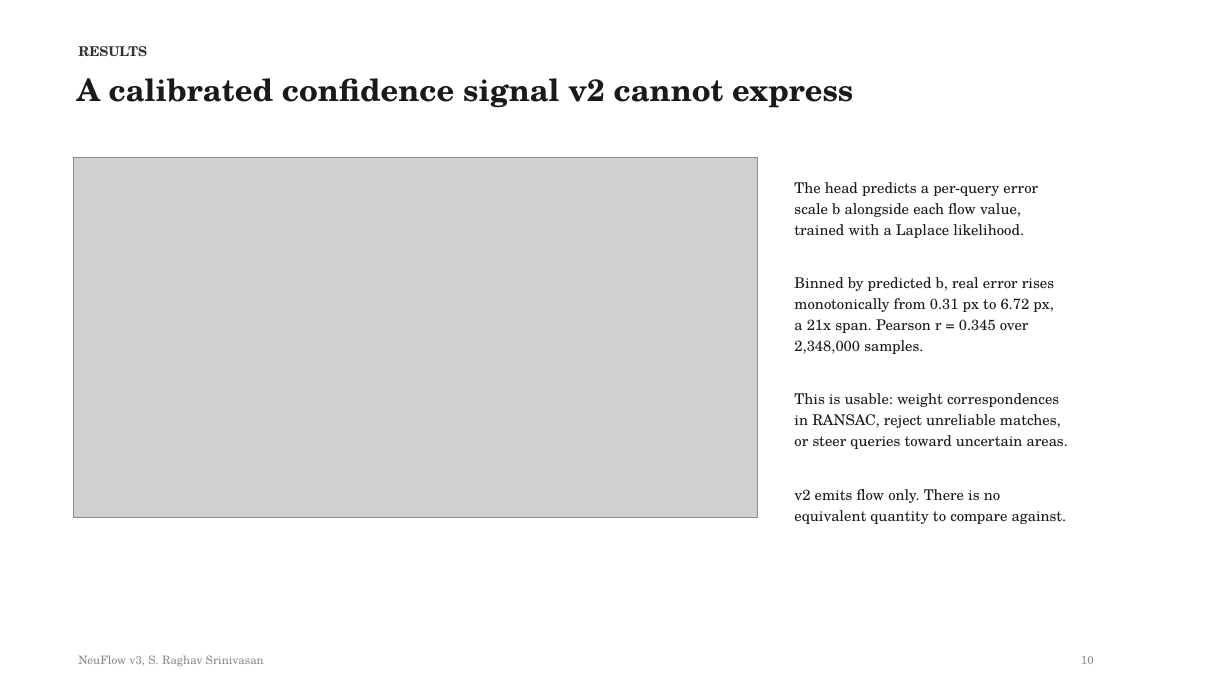
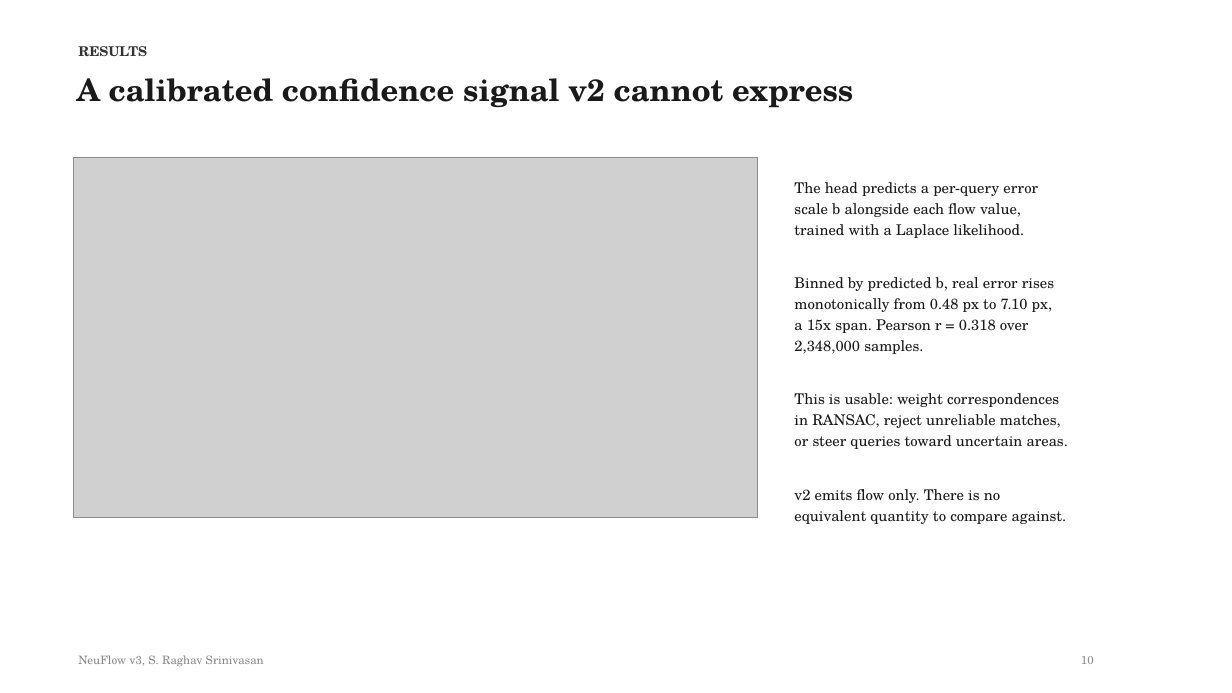
Before and after one commit to shrirag10/Neuflowv3, a slide deck: slide 10 of docs/NeuFlow_v3_status.pptx. Drawn at 1232x693 pixels with LibreOffice and Linux fonts; fonts in the diff are those of the drawing; grey boxes stand for pictures. Boxes give left, top, right and bottom in pixels: in the first picture for what was removed or moved away, otherwise in the second. Text is boxed around its words. In the diff, an @@ line names an element or a change of style, - is before the commit and + after.

```diff
--- a/docs/NeuFlow_v3_status.pptx
+++ b/docs/NeuFlow_v3_status.pptx
@@ text at (x1=794, y1=298, x2=1053, y2=333): text changed @@
-monotonically from 0.31 px to 6.72 px,
-a 21x span. Pearson r = 0.345 over
+monotonically from 0.48 px to 7.10 px,
+a 15x span. Pearson r = 0.318 over
```
Also in this commit, not shown: 5 other slides changed, 14 other files.
